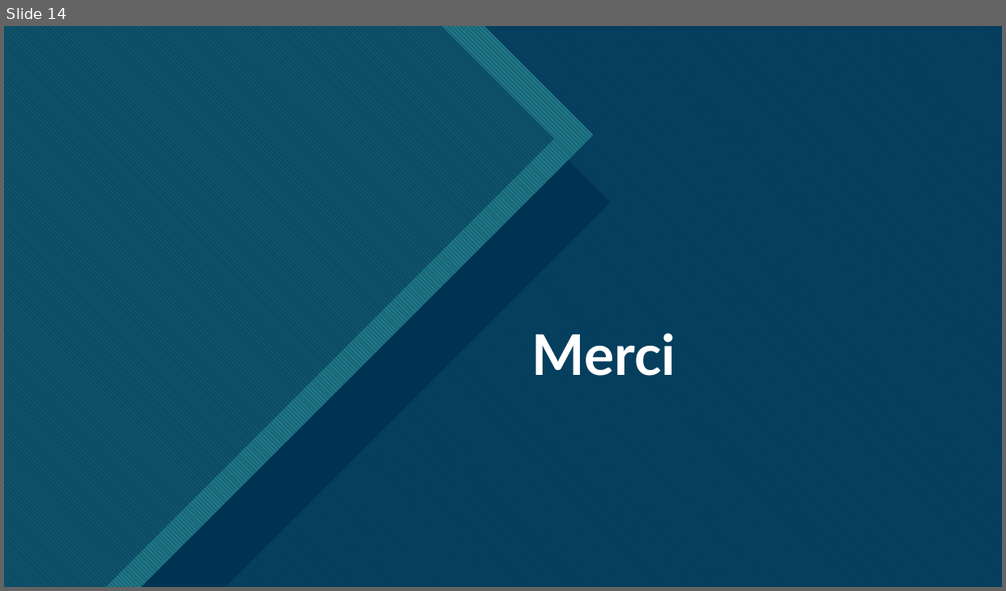
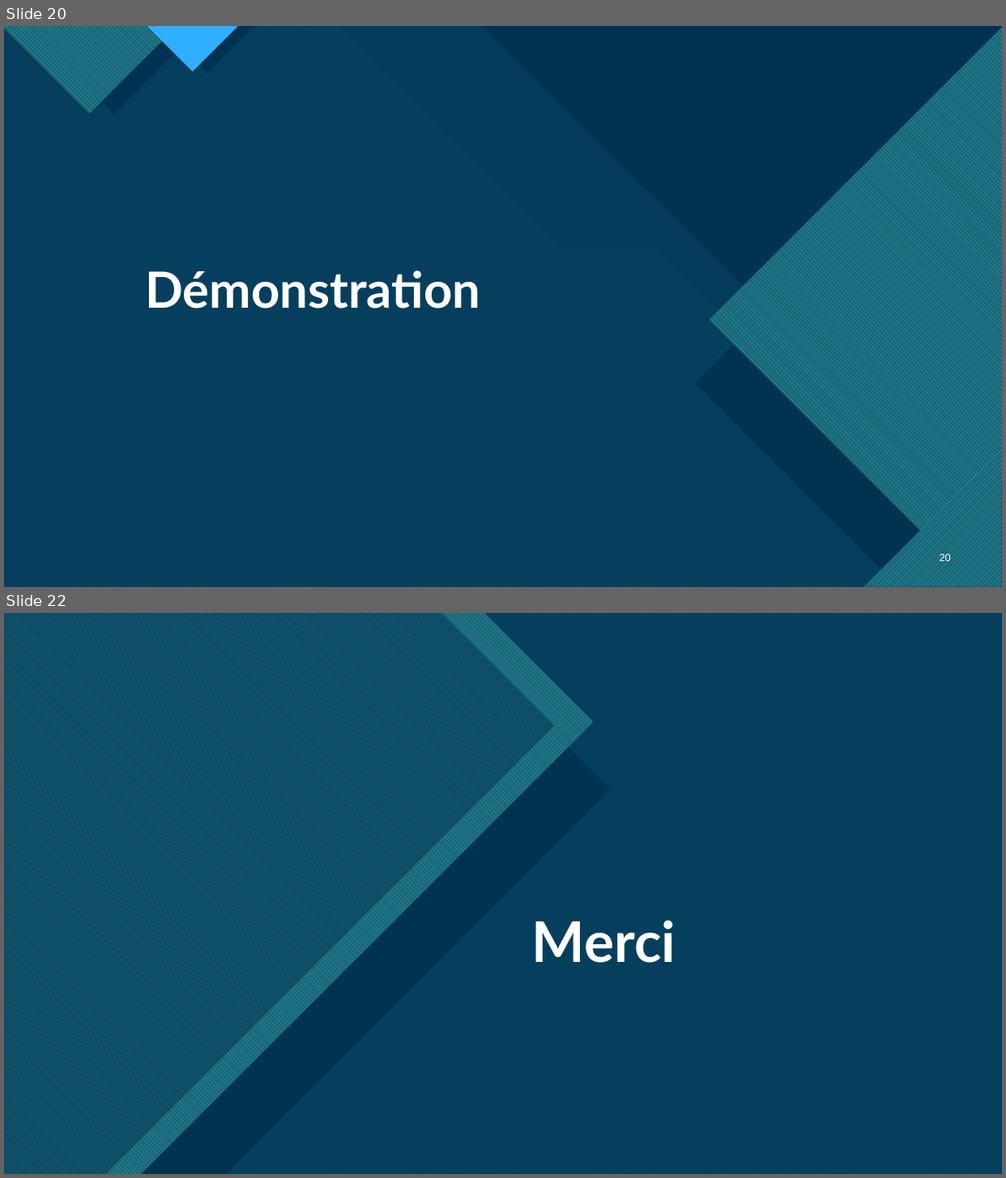
Before and after one commit to MisterSCO/dossier_projet, a slide deck: ressources/Soutenance.pptx. Shown one above the other, each under a label of ours: slide 14 before the commit, slides 20 and 22 after it; the slides between them are not shown. The pictures are 1006x591 and 1006x1178 pixels, drawn with LibreOffice and Linux fonts; fonts in the diff are those of the drawing. Boxes give left, top, right and bottom in pixels: in the first picture for what was removed or moved away, otherwise in the second. Text is boxed around its words. In the diff, an @@ line names an element or a change of style, - is before the commit and + after.

```diff
--- a/ressources/Soutenance.pptx
+++ b/ressources/Soutenance.pptx
@@ slide 20 added at bbox=[4, 26, 1002, 587], background #FFFFFF; not listed: 9 template elements that a slide beside it also shows @@
@@ rectangle added at bbox=[4, 26, 1002, 587], fill #0C4360 @@
@@ freeform shape added at bbox=[4, 26, 1002, 587], fill #47C3D3 at 74% opacity @@
@@ freeform shape added at bbox=[4, 26, 996, 587], fill pattern #0065A4 on #47C3D3 @@
@@ freeform shape added at bbox=[4, 26, 1002, 587], fill #003352 at 90% opacity @@
@@ freeform shape added at bbox=[4, 26, 177, 113], fill pattern #2FAFFF on #1B6872 @@
@@ freeform shape added at bbox=[25, 26, 203, 115], fill #003352 @@
@@ freeform shape added at bbox=[147, 26, 239, 71], fill pattern #2FAFFF on #1B6872 @@
@@ freeform shape added at bbox=[160, 26, 255, 74], fill #003352 @@
@@ right triangle added at bbox=[483, 26, 1002, 544], fill #003352 @@
@@ freeform shape added at bbox=[710, 26, 1002, 587], fill pattern #2FAFFF on #1B6872 @@
@@ freeform shape added at bbox=[695, 77, 1002, 587], fill #003352 @@
@@ title added at bbox=[145, 271, 480, 309], 48 pt, text #FFFFFF, bold @@
+Démonstration
@@ freeform shape added at bbox=[864, 450, 1002, 587], fill pattern #2FAFFF on #1B6872 @@
@@ freeform shape added at bbox=[900, 486, 1002, 587], fill #003352 @@
@@ page number added at bbox=[940, 553, 951, 564], 10 pt, text #FFFFFF @@
+20
@@ what was slide 14 is now slide 22 @@
```
Also in this commit, not shown: 2 slides changed, 17 other slides added, 11 slides removed, 44 other files.
